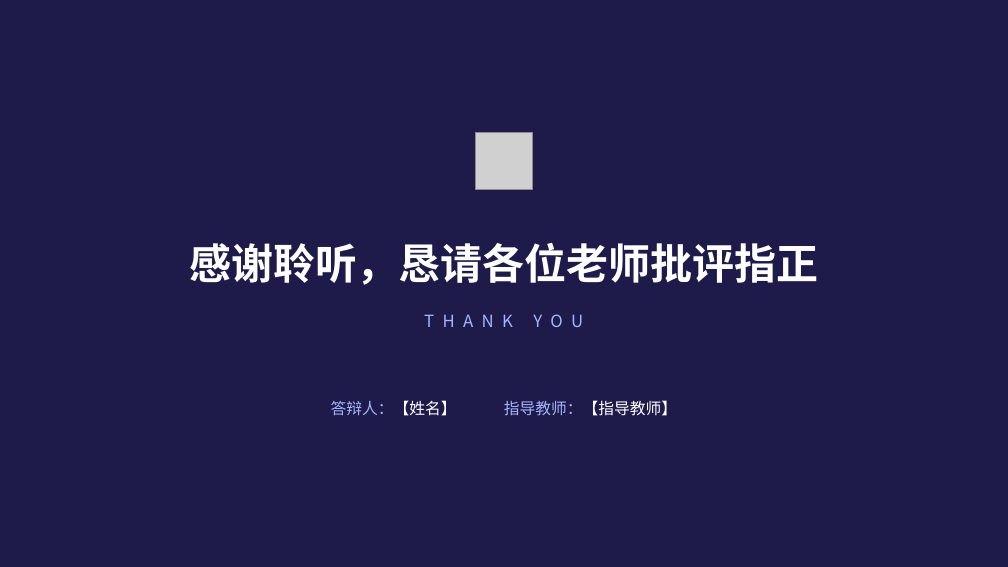
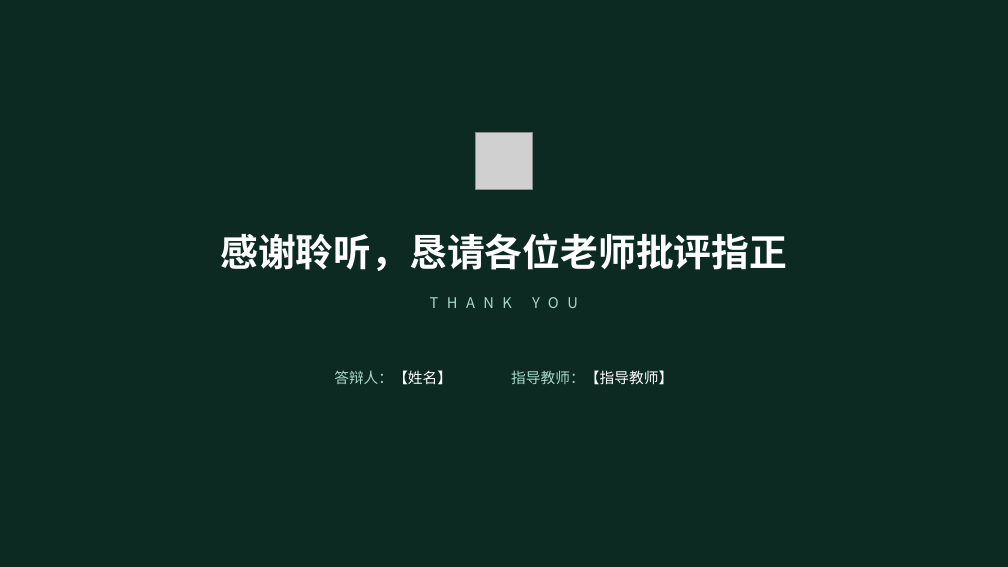
Before and after one commit to waitrain72-byte/education-admin-system, a slide deck: slide 24 of docs/教务管理系统-毕业答辩.pptx (slide 22 before the commit). Drawn at 1008x567 pixels with LibreOffice and Linux fonts; fonts in the diff are those of the drawing; grey boxes stand for pictures. Boxes give left, top, right and bottom in pixels: in the first picture for what was removed or moved away, otherwise in the second. Text is boxed around its words. In the diff, an @@ line names an element or a change of style, - is before the commit and + after.

Commit message:
docs: 毕业答辩 PPT 按课程空间版重做
24 页，玉绿配色，结构仍是七个部分；截图全部换成新版界面（Web 端与小程序），
数字按 2026-10-10 实测更新：27 张表、22 个小程序页面、469 个单元测试（后端 219 + 小程序 182 + Web 68）。
新增「功能模块：以课程空间为中心」「课堂签到与成绩册」两页，数据库图改为以课程为中心；每页带演讲备注。
封面与结束页的姓名、学号等仍是占位符。

```diff
--- a/docs/教务管理系统-毕业答辩.pptx
+++ b/docs/教务管理系统-毕业答辩.pptx
@@ background #1E1B4B to #0C2A22 @@
@@ text "感谢聆听，恳请各位老师批评指正": place and size @@
-text "感谢聆听，恳请各位老师批评指正" at <box>189,243,818,285</box>
+text "感谢聆听，恳请各位老师批评指正" at <box>220,233,787,271</box>
@@ text "感谢聆听，恳请各位老师批评指正" at <box>220,233,787,271</box>: size 40 to 36 pt; line spacing 1 to 1.15 @@
@@ text "THANK YOU": place and size @@
-text "THANK YOU" at <box>76,306,932,337</box>
+text "THANK YOU" at <box>76,291,932,321</box>
@@ text "THANK YOU" at <box>76,291,932,321</box>: size 16 to 14 pt, text colour #A5B4FC to #A9D8C8; line spacing 1 to 1.15; vertical alignment middle to top @@
@@ text "答辩人：【姓名】 指导教师：【指导教师】": place and size @@
-text "答辩人：【姓名】 指导教师：【指导教师】" at <box>331,400,677,416</box>
+text "答辩人：【姓名】 指导教师：【指导教师】" at <box>334,370,673,385</box>
@@ text "答辩人：【姓名】 指导教师：【指导教师】" at <box>334,370,673,385</box>: size 15 to 14 pt; text colour #A5B4FC to #A9D8C8 in "答辩人：【姓名】 指导教师：【指导教师】"; line spacing 1 to 1.15; vertical alignment middle to top @@
```
Also in this commit, not shown: 15 other slides changed, 8 slides added, 6 slides removed.
